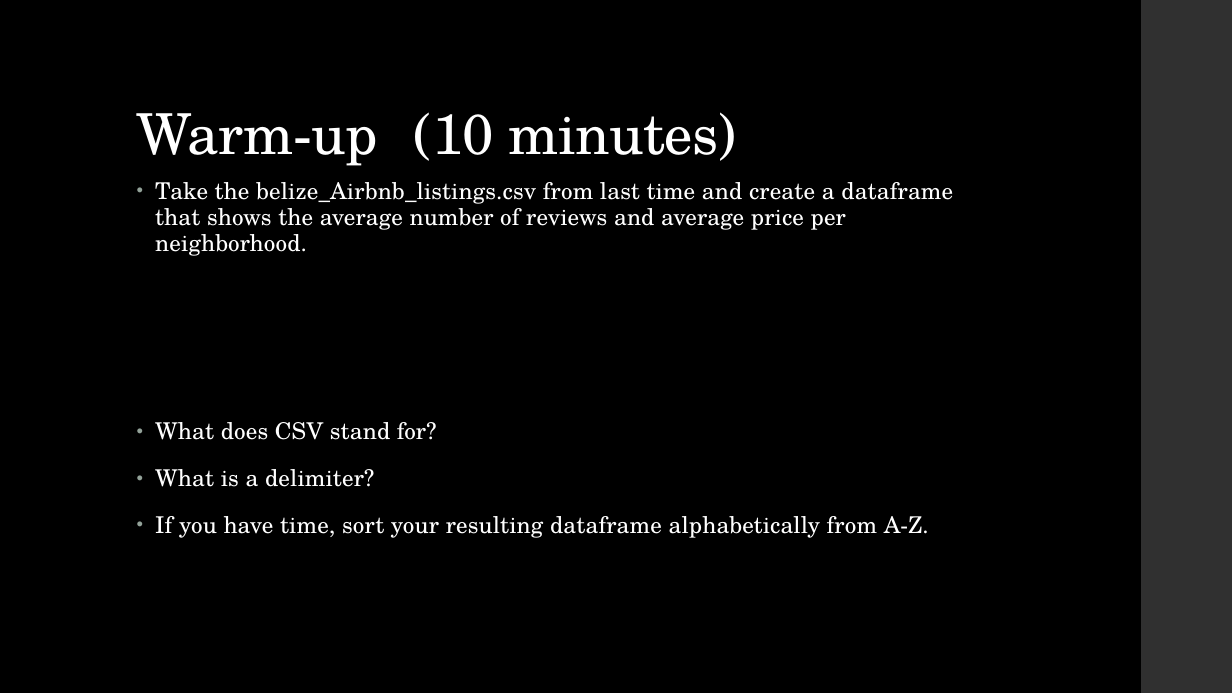
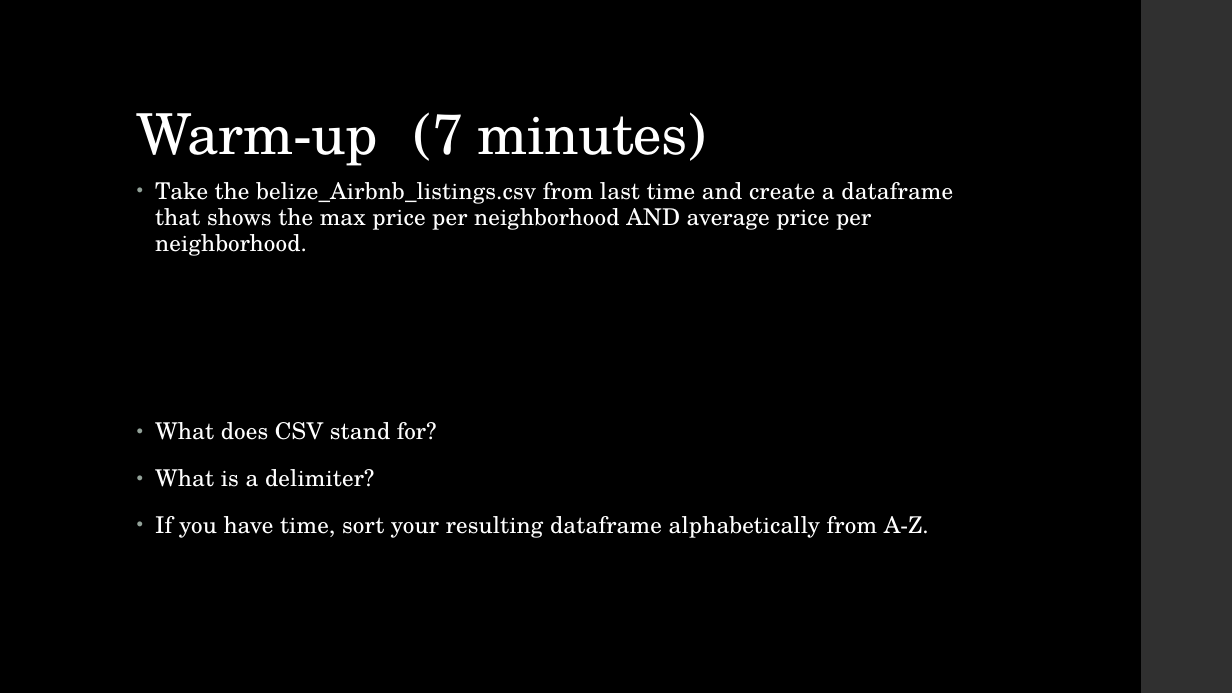
Before and after one commit to LaunchCoderGirlSTL/Data-Science-Assignments, a slide deck: slide 2 of course_material/week_05/week_05_presentation.pptx. Drawn at 1232x693 pixels with LibreOffice and Linux fonts; fonts in the diff are those of the drawing. Boxes give left, top, right and bottom in pixels: in the first picture for what was removed or moved away, otherwise in the second. Text is boxed around its words. In the diff, an @@ line names an element or a change of style, - is before the commit and + after.

```diff
--- a/course_material/week_05/week_05_presentation.pptx
+++ b/course_material/week_05/week_05_presentation.pptx
@@ title at bbox=[137, 112, 706, 166]: text changed @@
-Warm-up (10 minutes)
+Warm-up (7 minutes)
@@ text at bbox=[155, 182, 953, 256]: text changed @@
-• Take the belize_Airbnb_listings.csv from last time and create a dataframe that shows the average number of reviews and average price per neighborhood.
+• Take the belize_Airbnb_listings.csv from last time and create a dataframe that shows the max price per neighborhood AND average price per neighborhood.
```
Also in this commit, not shown: 3 other slides changed, 2 slides added, 4 other files.
